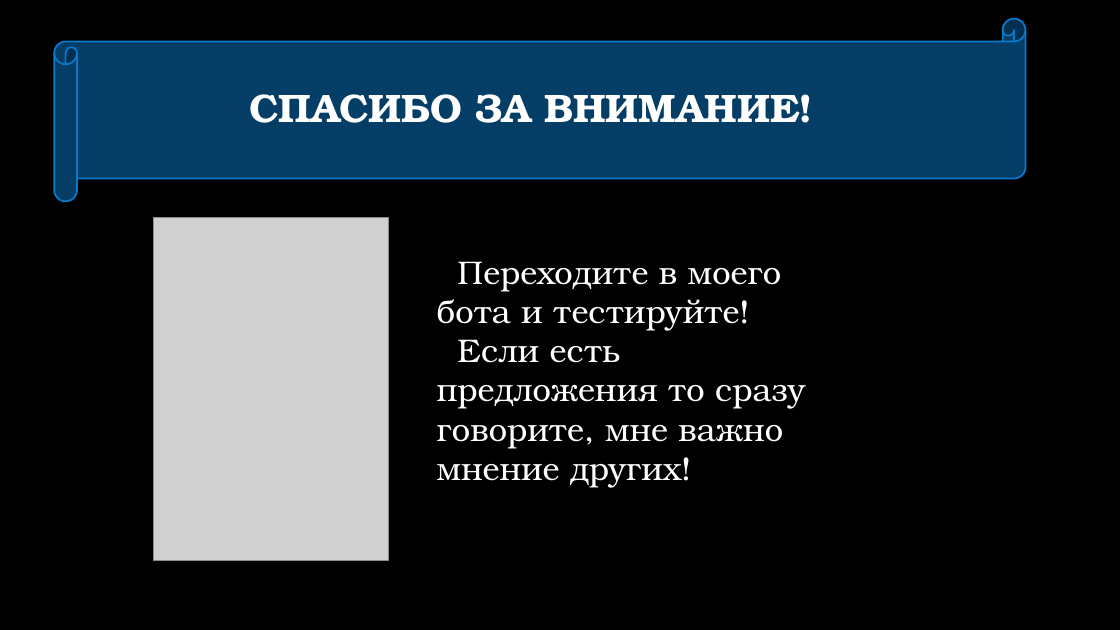
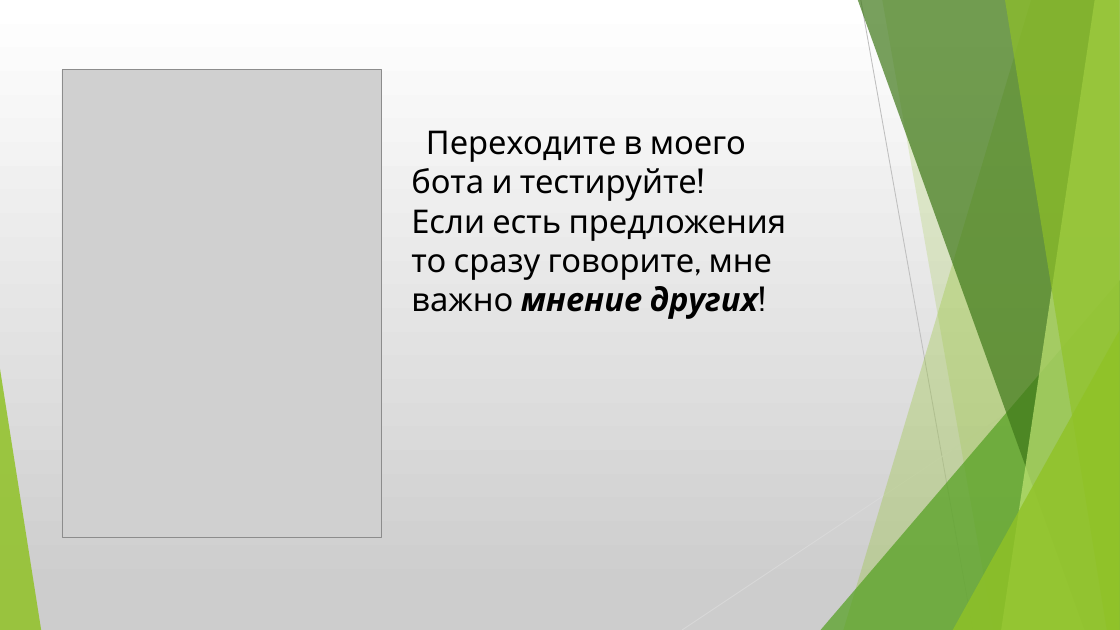
Before and after one commit to GeraltDima/Proect_po-it-cube, a slide deck: slide 7 of Презентация к проекту.pptx. Drawn at 1120x630 pixels with LibreOffice and Linux fonts; fonts in the diff are those of the drawing; grey boxes stand for pictures; background and template pictures are left out. Boxes give left, top, right and bottom in pixels: in the first picture for what was removed or moved away, otherwise in the second. Text is boxed around its words. In the diff, an @@ line names an element or a change of style, - is before the commit and + after.

```diff
--- a/Презентация к проекту.pptx
+++ b/Презентация к проекту.pptx
@@ background picture (left out) to gradient #FFFFFF to #CDCDCD @@
@@ horizontal scroll removed at (55, 18, 1026, 202) @@
@@ picture: place and size @@
-picture at (154, 218, 389, 561)
+picture at (62, 70, 382, 537)
@@ title removed at (250, 94, 799, 123) @@
-СПАСИБО ЗА ВНИМАНИЕ!
@@ text "Переходите в моего бота и ...": place and size @@
-text "Переходите в моего бота и ..." at (437, 261, 805, 488)
+text "Переходите в моего бота и ..." at (411, 130, 787, 319)
@@ text "Переходите в моего бота и ..." at (411, 130, 787, 319): font TeX Gyre Bonum to Cabin, text colour #FFFFFF to #000000; bold on, italic on in "мнение других!" @@
@@ group added at (0, 0, 1120, 630): 5 freeform shapes, 3 triangles, 2 lines @@
```
Also in this commit, not shown: 6 other slides changed.
